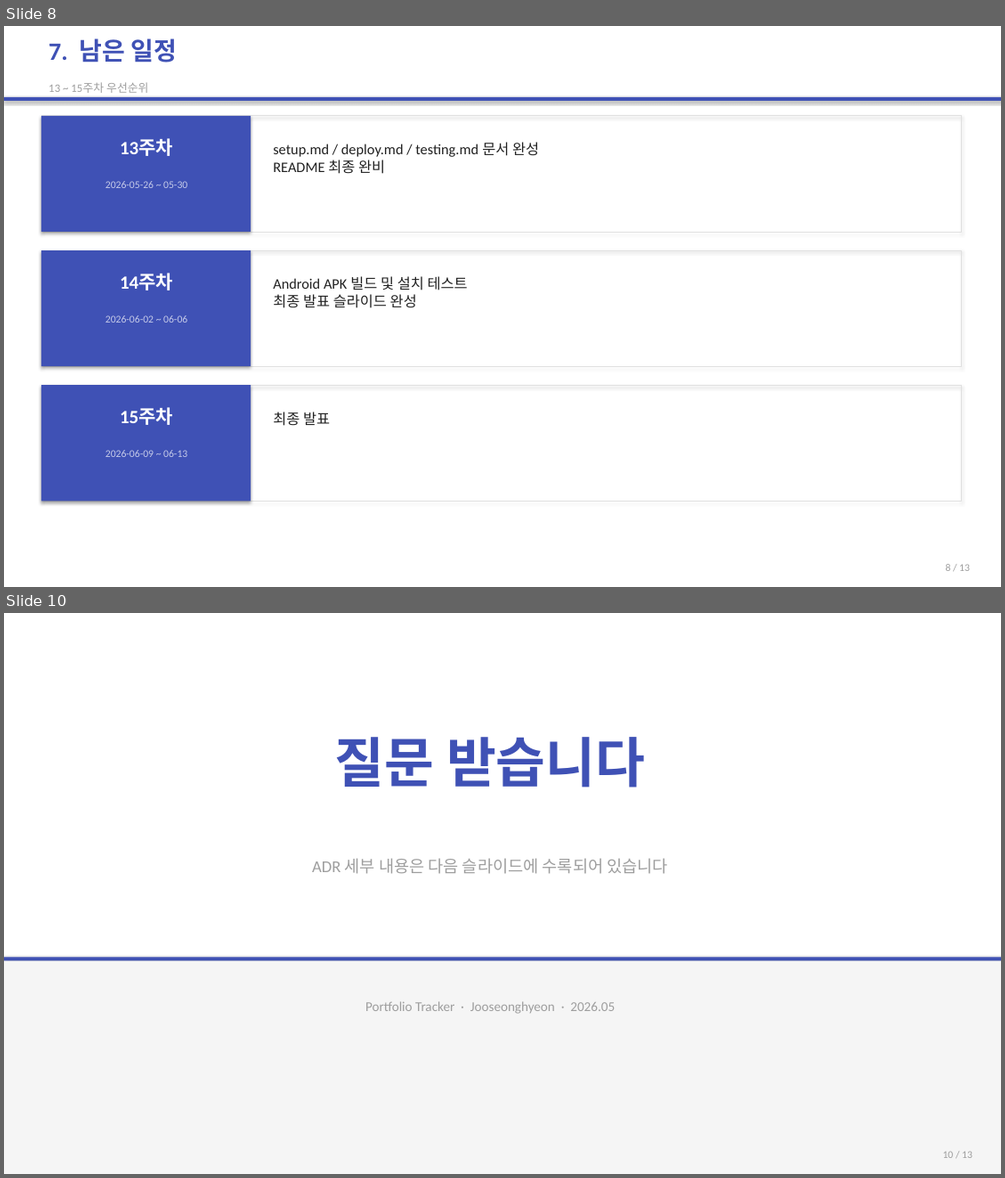
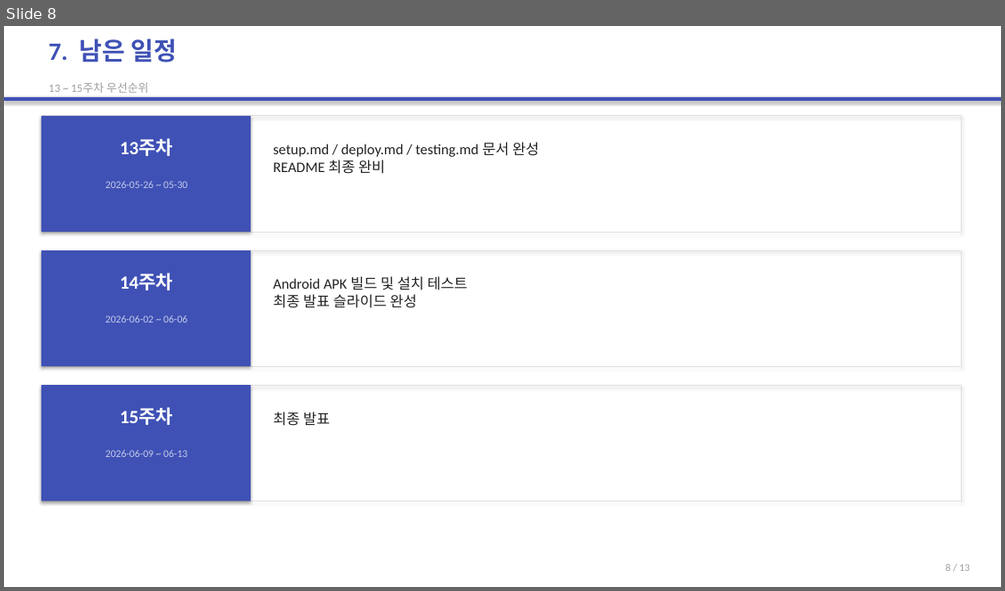
Before and after one commit to 2022136020/project_c, a slide deck: portfolio-tracker/presentation/portfolio-tracker.pptx. Shown one above the other, each under a label of ours: slides 8 and 10 before the commit, slide 8 after it; the slides between them are not shown. The pictures are 1005x1178 and 1005x591 pixels, drawn with LibreOffice and Linux fonts; fonts in the diff are those of the drawing. Boxes give left, top, right and bottom in pixels: in the first picture for what was removed or moved away, otherwise in the second. Text is boxed around its words. In the diff, an @@ line names an element or a change of style, - is before the commit and + after.

```diff
--- a/portfolio-tracker/presentation/portfolio-tracker.pptx
+++ b/portfolio-tracker/presentation/portfolio-tracker.pptx
@@ slide 10 removed at [4, 613, 1001, 1174], background #FFFFFF @@
@@ rectangle removed at [4, 613, 1001, 1174] @@
@@ text removed at [335, 737, 645, 787] @@
-질문 받습니다
@@ text removed at [312, 858, 668, 874] @@
-ADR 세부 내용은 다음 슬라이드에 수록되어 있습니다
@@ rectangle removed at [4, 957, 1001, 961] @@
@@ rectangle removed at [4, 961, 1001, 1174] @@
@@ text removed at [365, 1001, 615, 1013] @@
-Portfolio Tracker · Jooseonghyeon · 2026.05
@@ text removed at [943, 1151, 972, 1158] @@
-10 / 13
```
Also in this commit, not shown: 5 slides changed, 1 slide added, 1 other file.
